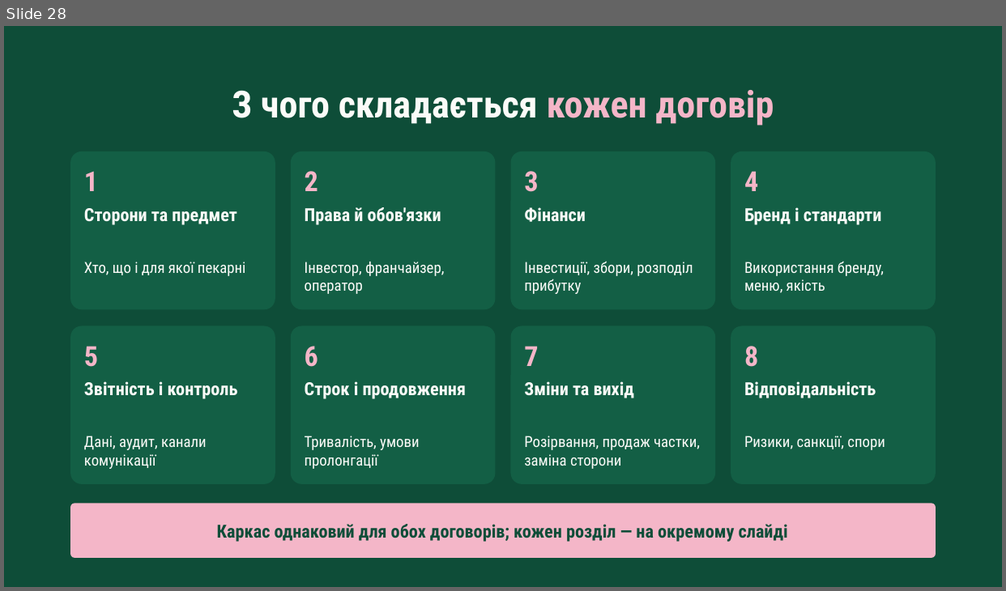
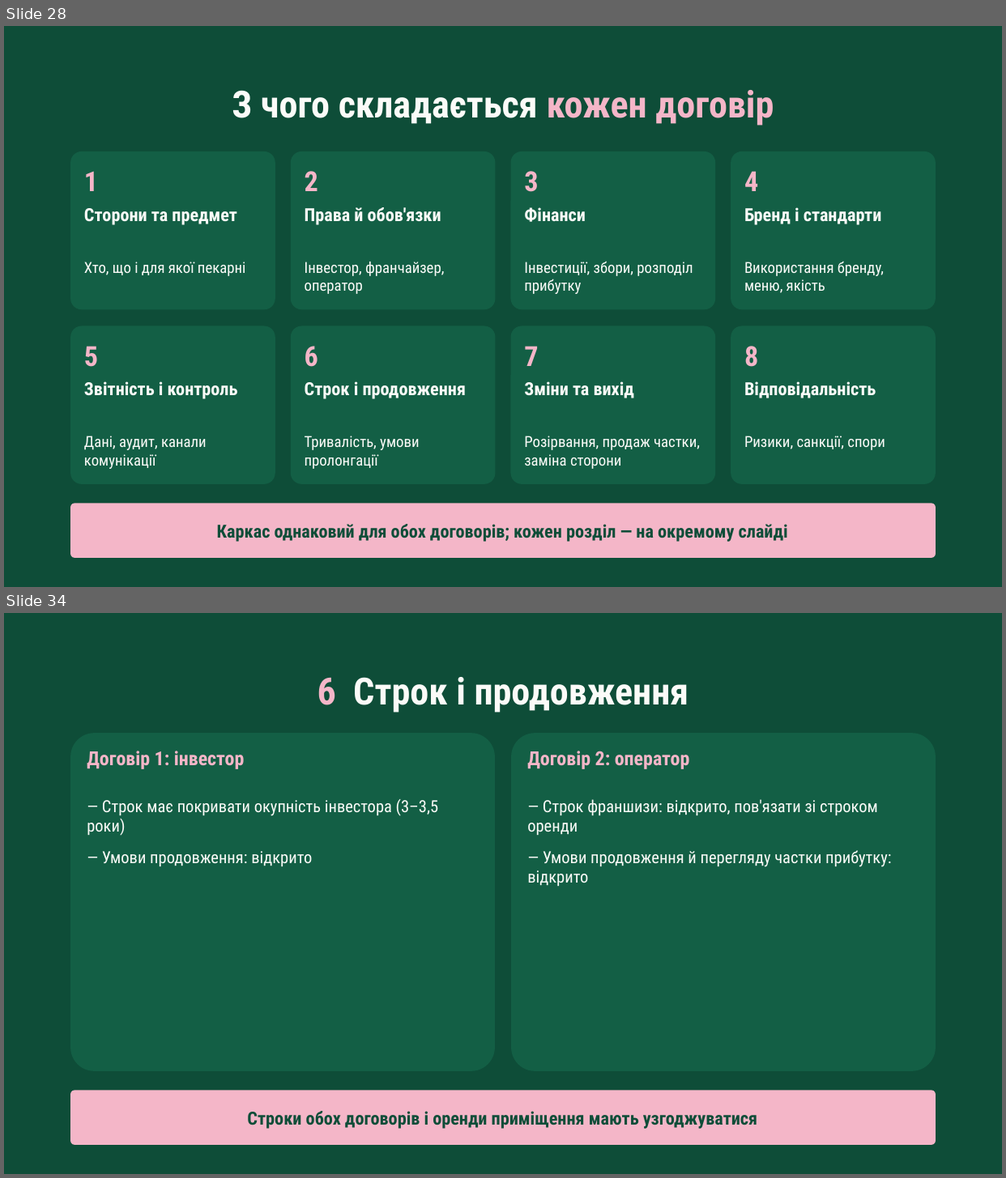
Before and after one commit to denfidiriv-cmyk/xcrypto, a slide deck: presentation_with_contract.pptx. Shown one above the other, each under a label of ours: slide 28 before the commit, slides 28 and 34 after it; the slides between them are not shown. The pictures are 1006x591 and 1006x1178 pixels, drawn with LibreOffice and Linux fonts; fonts in the diff are those of the drawing. Boxes give left, top, right and bottom in pixels: in the first picture for what was removed or moved away, otherwise in the second. Text is boxed around its words. In the diff, an @@ line names an element or a change of style, - is before the commit and + after.

```diff
--- a/presentation_with_contract.pptx
+++ b/presentation_with_contract.pptx
@@ slide 34 added at [4,613,1002,1174], background #0E4D38 @@
@@ text added at [317,677,689,713], 54 pt, text #FBFBF8, bold @@
+6 Строк і продовження
@@ rounded rectangle added at [70,733,495,1071], fill #135F45 @@
@@ rounded rectangle added at [511,733,935,1071], fill #135F45 @@
@@ text added at [87,751,245,769], 28 pt, text #F4B6C8, bold @@
+Договір 1: інвестор
@@ text added at [527,751,690,769], 28 pt, text #F4B6C8, bold @@
+Договір 2: оператор
@@ text added at [87,799,439,867], 24 pt, text #FBFBF8 @@
+— Строк має покривати окупність інвестора (3–3,5 роки)
+— Умови продовження: відкрито
@@ text added at [527,799,891,886], 24 pt, text #FBFBF8 @@
+— Строк франшизи: відкрито, пов'язати зі строком оренди
+— Умови продовження й перегляду частки прибутку: відкрито
@@ rounded rectangle added at [70,1091,935,1145], fill #F4B6C8 @@
@@ text added at [247,1111,757,1129], 26 pt, text #0E4D38, bold @@
+Строки обох договорів і оренди приміщення мають узгоджуватися
```
Also in this commit, not shown: 8 other slides added, 8 slides removed.
